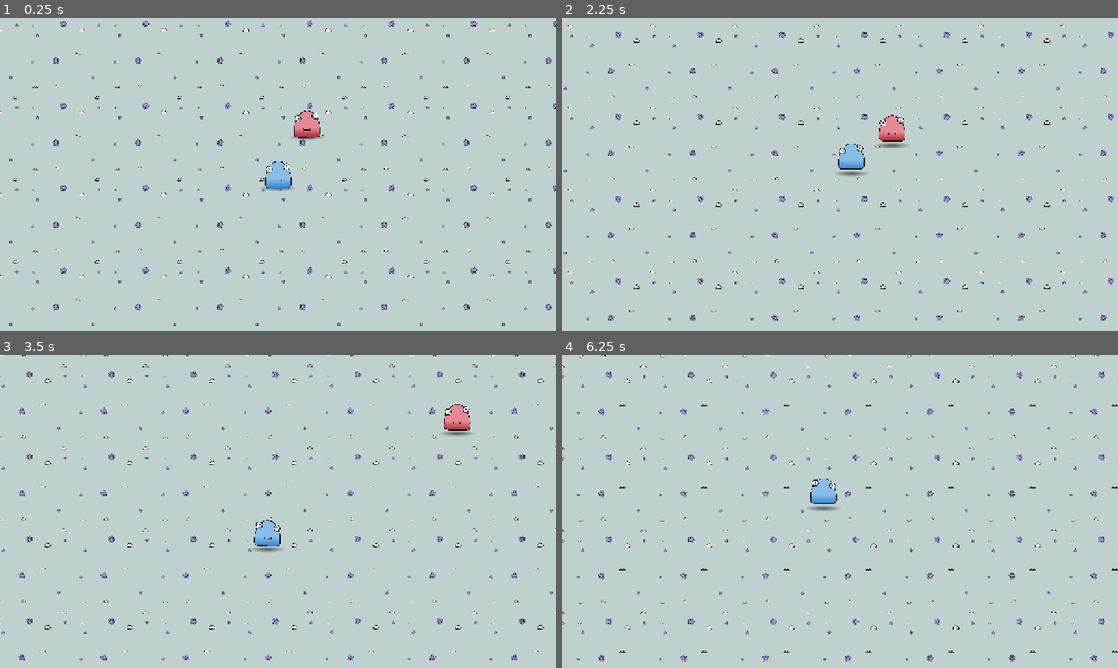
Above: before the commit, frames 1-4 (two rows, left to right).
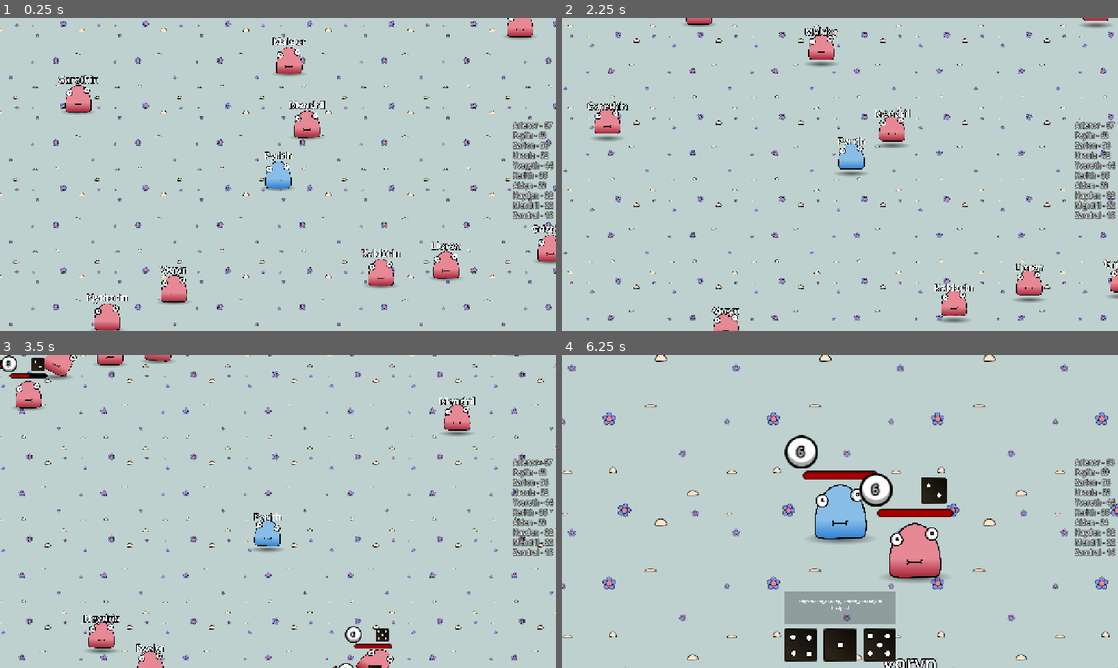
Above: after the commit, the same moments.

Repository: merlinott/nicerdicer
Game: Godot game, scene res://scenes/world.tscn
The game is run twice, just before and just after one commit, with the same random seed, the same clock (stepped at 60 frames per second) and the same inputs.
Inputs (mouse positions are in pixels of both pictures, inside the frame that each line leads up to):
- Up to frame 1 (0.25 s): no input
- Up to frame 2 (2.25 s): tap Enter at 0.5, 2 s; move the mouse to (962, 158) at 0.52 s; click (962, 158) at 0.67 s; tap Space at 1.25 s; move the mouse to (728, 190) at 1.27 s; click (728, 190) at 1.42 s; move the mouse to (895, 105) at 2.02 s; click (895, 105) at 2.17 s
- Up to frame 3 (3.5 s): move the mouse to (250, 574) at 2.77 s; click (250, 574) at 2.92 s
- Up to frame 4 (6.25 s): move the mouse to (1006, 558) at 3.52 s; click (1006, 558) at 3.67 s; move the mouse to (673, 464) at 4.27 s; click (673, 464) at 4.42 s; move the mouse to (867, 511) at 5.02 s; click (867, 511) at 5.17 s; move the mouse to (756, 433) at 5.77 s; click (756, 433) at 5.92 s

The runs differ from the first frame. In frame 1, 5.0% of the frame differs, in the area x 10-100%, y 0-100%; in frame 2, 4.1%; in frame 3, 4.3%; in frame 4, 15%, in the area x 0-100%, y 0-100%.

Commit message:
playable?

Diff:
--- a/autoload/battle_manager.gd
+++ b/autoload/battle_manager.gd
@@ -3,12 +3,14 @@
 signal battle_started(entity1, entity2)
 signal battle_ended(winner, loser)
 signal player_input_received
+signal picked_upgrade(number : int, index : int)
 
 var battle_distance: float = 1000
 var dice = DiceEngine.new()
 var roll_amount: int = 1
 
 var entities: Array = []
+var entity_to_fill : Entity = null
 var input_allowed : bool = false
 
 var player : CharacterBody2D
@@ -20,10 +22,26 @@
 	for i in ents:
 		entities.append(i)
 
+	var points : int = 0
+
+	for i in 10:
+		points += randi_range(0,10)
+		var e = entities.pick_random()
+		e.max_life += points
+
+
+func add_enemie(instance : CharacterBody2D) -> void:
+	entity_to_fill = instance
+
+
 func roll_dice(sides: int) -> int:
 	return dice.roll(roll_amount, sides)
 
 func check_for_battles() -> void:
+	if ! entity_to_fill == null:
+		entities.append(entity_to_fill)
+		entity_to_fill = null
+
 	for i in entities.size():
 		for j in range(i + 1, entities.size()):  # Ensure j > i
 			if entities[i].is_attacking or entities[j].is_attacking: return
@@ -42,7 +60,6 @@
 
 
 func start_battle(entity1: Entity, entity2: Entity) -> Entity:
-
 	entities.erase(entity1)
 	entities.erase(entity2)
 
@@ -50,6 +67,8 @@
 	entity2.is_attacking = true
 	entity1.fight_setup(entity2)
 	entity2.fight_setup(entity1)
+	entity1.unique_name.hide()
+	entity2.unique_name.hide()
 
 
 	while entity1.life > 0 and entity2.life > 0:
@@ -69,7 +88,7 @@
 			if !entity2.is_player:
 				entity2.dice.show()
 
-			await get_tree().create_timer(.25).timeout
+			await get_tree().create_timer(.1).timeout
 
 			var dice_type1 = entity1.dice.throw_dice(roll1, entity1.dice_deck)
 			var dice_type2 = entity2.dice.throw_dice(roll2, entity2.dice_deck)
@@ -86,14 +105,12 @@
 					roll1 = player_roll
 					dice_type1 = player_dice_type
 					entity1.dice.set_dice_values(roll1, dice_type1)
-					print("num: ", entity1.dice.sprite.animation, "type: ", entity1.dice.sprite.frame)
 					entity1.dice.show()
 
 				if entity2.is_player:
 					roll2 = player_roll
 					dice_type2 = player_dice_type
 					entity2.dice.set_dice_values(roll2, dice_type2)
-					print("num: ", entity2.dice.sprite.animation, "type: ", entity2.dice.sprite.frame)
 					entity2.dice.show()
 
 
@@ -104,7 +121,7 @@
 
 			entity1.attack() if roll1 > roll2 else entity2.attack()
 			entity1.get_damage(roll2 - roll1) if roll1 < roll2 else entity2.get_damage(roll1 - roll2)
-			await get_tree().create_timer(0.75).timeout
+			await get_tree().create_timer(0.5).timeout
 
 			if entity1.is_player or entity2.is_player:
 				input_allowed = false
@@ -119,16 +136,32 @@
 			entity1.end_round()
 			entity2.end_round()
 
-	var winner = entity1 if entity2.life <= 0 else entity2
-	var loser = entity2 if winner == entity1 else entity1
+
+
+	var winner : Entity = entity1 if entity2.life <= 0 else entity2
+	var loser : Entity = entity2 if winner == entity1 else entity1
+
+	loser.unique_name.show()
+	winner.unique_name.show()
+
 
 	winner.won_fight()
-	winner.is_attacking = false
-	loser.is_attacking = false
-
-	winner.max_life += loser.max_life
+	if !winner.is_player:
+		winner.is_attacking = false
+		winner.set_upgrade(randi_range(1, 6), 1)
+	if !loser.is_player:
+		loser.is_attacking = false
+
+	var points : float = loser.max_life / 10
+	points = ceil(points)
+
+	if points == 0:
+		points = 1
+	winner.max_life += points
+
 	loser.is_dead = true
 	entities.append(winner)
+	BattleManager.erase_assigned_name(loser.unique_name.text)
 	loser.call_deferred("queue_free")
 	return loser
 
@@ -168,3 +201,82 @@
 	player_roll = dice_data[0]
 	player_dice_type = dice_data[1]
 	player_input_received.emit()
+
+
+# Predefined list of 500 unique names
+
+# Set to track assigned names
+var assigned_names = []
+
+# Function to get a unique name
+func get_unique_name() -> String:
+	var new_name : String = ""
+	while new_name == "":
+		var n = unique_names.pick_random()
+		if !assigned_names.has(n):
+			assigned_names.append(n)
+			new_name = n
+
+	return new_name
+# Clear assigned names (optional, for reuse or debugging)
+func reset_names():
+	assigned_names.clear()
+
+func erase_assigned_name(n):
+	assigned_names.erase(n)
+
+var unique_names = [
+	# Fantasy Names (500)
+	"Aeloria", "Bryndal", "Caelwyn", "Davrek", "Elowen", "Faelith", "Garrion", "Halric", "Isolde", "Jorvan",
+	"Kaelith", "Lirien", "Maevan", "Nythra", "Orelian", "Perdan", "Quendara", "Ryvarn", "Selthar", "Tyvian",
+	"Umbrin", "Vaelith", "Wryndar", "Xandril", "Yavendra", "Zorvan", "Alleria", "Beryth", "Clyrin", "Draythen",
+	"Ethra", "Feylin", "Galros", "Haldorin", "Ilvara", "Jareth", "Kivian", "Lysera", "Mordain", "Nythera",
+	"Orynth", "Pylaris", "Qivrel", "Rhenira", "Sylorin", "Taldryn", "Uvenra", "Voryn", "Wynthera", "Xerian",
+	"Ylvara", "Zalthar", "Aevlyn", "Braelyn", "Cynther", "Dorran", "Ellira", "Fennric", "Garnis", "Halyra",
+	"Irelian", "Jandrel", "Kalther", "Lysira", "Malric", "Nythiel", "Orlith", "Pyral", "Qindra", "Raldin",
+	"Syvrin", "Teryn", "Ulmara", "Veylin", "Wynden", "Xarion", "Yothren", "Zindrel", "Aelric", "Bryndis",
+	"Caemir", "Daryon", "Elvenna", "Faelira", "Gryndal", "Havoren", "Ilvren", "Joral", "Klyra", "Lyneth",
+	"Mordryn", "Nythorn", "Orynna", "Pyrith", "Qyvern", "Rynel", "Selrith", "Talneth", "Ulverin", "Vylaris",
+	"Arlenor", "Barith", "Cindral", "Dorwyn", "Eryndel", "Falorin", "Gareth", "Helyra", "Irathis", "Joryth",
+	"Kalden", "Lioren", "Meryth", "Naldor", "Orynthia", "Pyrran", "Qyros", "Rellion", "Synthera", "Tharindel",
+	"Uryn", "Valdren", "Wythern", "Xalyth", "Yendral", "Zythera", "Alyndra", "Brislyn", "Caryth", "Dralyn",
+	"Emberlyn", "Feyric", "Gristhar", "Halyndra", "Isrynn", "Jorvanis", "Kethar", "Lyrial", "Malven", "Nytherin",
+	"Olenith", "Pyrrith", "Quarion", "Ryvlor", "Selvanis", "Theren", "Ulvaryn", "Varith", "Weylin", "Xylaris",
+	"Yvereth", "Zandral", "Averic", "Brythen", "Calthor", "Drevan", "Elnorin", "Falthea", "Grynnar", "Haldreth",
+	"Ilvoria", "Jandorin", "Kaeryth", "Lythan", "Maldor", "Neylin", "Olveris", "Pyralis", "Quindral", "Relyth",
+	"Synara", "Talion", "Ulthera", "Vayron", "Wyvarin", "Xeryn", "Yeldrin", "Zarion", "Althorin", "Brelyth",
+	"Cyvaris", "Drynth", "Eryndor", "Falyra", "Garethin", "Helryth", "Irithan", "Jorallis", "Kyveris", "Lyris",
+	"Mendril", "Neryth", "Olythra", "Pyralyn", "Qyvarin", "Rindral", "Selvoris", "Therallis", "Ulveryn", "Varlyn",
+	"Weylinar", "Xandros", "Ythira", "Zandryth", "Alerion", "Brythar", "Cindrell", "Dorathis", "Eryndrin", "Feylinar",
+	"Garnal", "Halvris", "Ilvarin", "Jorynn", "Kaldorin", "Lorien", "Mythar", "Nythorin", "Orythia", "Pyrannis",
+	"Qandral", "Ryndor", "Selithar", "Thalryn", "Ulvardis", "Varian", "Wytheris", "Xerith", "Yandral", "Zarvyn",
+	"Andrenis", "Brynnis", "Ceryth", "Dalthor", "Elyra", "Falren", "Grendor", "Halyon", "Isorin", "Jorynnar",
+	"Kalyth", "Lytheris", "Meyrith", "Neydris", "Orynith", "Pyrethor", "Quyran", "Rylanis", "Sylvren", "Talyron",
+	"Ulyvaris", "Vernar", "Wyrnith", "Xavris", "Ythren", "Zarionis", "Alloryn", "Brinith", "Cayron", "Darlyth",
+	"Eldrynn", "Feylinis", "Galvorn", "Heryn", "Irynth", "Jalvris", "Kyrin", "Lalvorn", "Melorin", "Naldorin",
+	"Olytheris", "Paldris", "Qeryth", "Rendral", "Selvorn", "Thalvris", "Ulrynn", "Varnith", "Wyrialis", "Xendral",
+	"Yrynn", "Zalvorn",
+
+	# Real-Life Names (500)
+	"Alexander", "Benjamin", "Charlotte", "Daniel", "Elizabeth", "Frederick", "Gabrielle", "Hannah", "Isabella", "Jacob",
+	"Katherine", "Liam", "Mia", "Nathaniel", "Olivia", "Patrick", "Quinn", "Rebecca", "Samuel", "Thomas",
+	"Ursula", "Victoria", "William", "Xavier", "Yvonne", "Zachary", "Allison", "Brian", "Catherine", "David",
+	"Emily", "Franklin", "Grace", "Henry", "Irene", "James", "Kimberly", "Lucas", "Megan", "Nicholas",
+	"Oliver", "Peter", "Quentin", "Rachel", "Sophia", "Timothy", "Ulysses", "Vanessa", "Wendy", "Xander",
+	"Yasmin", "Zane", "Andrew", "Bethany", "Caroline", "Douglas", "Eleanor", "Fiona", "George", "Hazel",
+	"Ian", "Jessica", "Kyle", "Lauren", "Margaret", "Noah", "Oscar", "Penelope", "Quincy", "Rose",
+	"Sarah", "Theodore", "Uriah", "Valerie", "Wesley", "Xiomara", "Yvette", "Adam", "Beatrice", "Chloe",
+	"Dominic", "Ethan", "Frances", "Gavin", "Holly", "Isabel", "Joseph", "Karen", "Lillian", "Matthew",
+	"Natalie", "Owen", "Paul", "Ruth", "Simon", "Tara", "Uriel", "Victor", "Wayne", "Zelda", "Arthur",
+	"Brooke", "Caleb", "Diana", "Edward", "Faith", "Gregory", "Heidi", "Julian", "Kara", "Logan",
+	"Maxwell", "Nora", "Phillip", "Quinton", "Richard", "Sylvia", "Tessa", "Uma", "Wyatt", "Yolanda",
+	"Zara", "Adrian", "Brianna", "Clara", "Derek", "Eva", "Felix", "Georgia", "Hunter", "Isla",
+	"Jeremy", "Kenneth", "Lila", "Marshall", "Nina", "Oscar", "Preston", "Quinn", "Ryan", "Sophie",
+	"Tyler", "Una", "Victor", "Whitney", "Ximena", "Zoe", "Austin", "Bella", "Cooper", "Daisy",
+	"Evan", "Fiona", "Gage", "Harper", "Ian", "Jenna", "Kayla", "Levi", "Molly", "Natalia",
+	"Owen", "Piper", "Quinn", "Reed", "Sadie", "Travis", "Uma", "Violet", "Wyatt", "Zoey",
+	"Aaron", "Blake", "Cameron", "Diana", "Elliot", "Faith", "Giselle", "Hayden", "Ivy", "Jordan",
+	"Kaitlyn", "Landon", "Madison", "Nathan", "Omar", "Paige", "Quincy", "Renee", "Seth", "Taylor",
+	"Uriah", "Vivian", "Wesley", "Xander", "Yasmine", "Zachary", "Aiden", "Brielle", "Carson", "Dillon",
+	"Emma", "Finn", "Gianna", "Hudson", "Isabel", "Jackson", "Kendall", "Lucy", "Mason", "Noah"
+]
--- /dev/null
+++ b/scenes/cards_ui.gd
@@ -0,0 +1,23 @@
+extends Control
+
+@export var cards_scenes : Array[PackedScene]
+@export var player : Entity
+@onready var card_container: HBoxContainer = $MarginContainer/HBoxContainer
+
+func _ready() -> void:
+	BattleManager.picked_upgrade.connect(hide_upgrades)
+
+func card_menu_setup() -> void:
+	for i in card_container.get_children():
+		i.queue_free()
+	for i in 3:
+		var card = cards_scenes.pick_random()
+		var card_instance = card.instantiate()
+		card_instance
+		card_container.add_child(card_instance)
+
+	show()
+
+func hide_upgrades(_i, _j) -> void:
+	player.is_attacking = false
+	hide()
--- a/scenes/cards_ui.tscn
+++ b/scenes/cards_ui.tscn
@@ -1,27 +1,32 @@
-[gd_scene load_steps=2 format=3 uid="uid://dsw8luwju64pn"]
+[gd_scene load_steps=3 format=3 uid="uid://dsw8luwju64pn"]
 
-[ext_resource type="PackedScene" uid="uid://btx5b4xkqcivh" path="res://scenes/dice_card.tscn" id="1_gq4au"]
+[ext_resource type="Script" uid="uid://dn5d3du4tv7cv" path="res://scenes/cards_ui.gd" id="1_gq4au"]
+[ext_resource type="PackedScene" uid="uid://qb01q6x1cnxv" path="res://scenes/upgrade_cards/shield_dice_card.tscn" id="2_mxbs1"]
 
 [node name="Cards" type="Control"]
 layout_mode = 3
-anchors_preset = 7
+anchors_preset = 8
 anchor_left = 0.5
-anchor_top = 1.0
+anchor_top = 0.5
 anchor_right = 0.5
-anchor_bottom = 1.0
-offset_left = 25.0
-offset_top = -142.0
-offset_right = 25.0
-offset_bottom = -142.0
+anchor_bottom = 0.5
 grow_horizontal = 2
-grow_vertical = 0
+grow_vertical = 2
 scale = Vector2(0.25, 0.25)
+script = ExtResource("1_gq4au")
+cards_scenes = Array[PackedScene]([ExtResource("2_mxbs1")])
 
 [node name="MarginContainer" type="MarginContainer" parent="."]
 layout_mode = 1
-anchors_preset = 15
-anchor_right = 1.0
-anchor_bottom = 1.0
+anchors_preset = 8
+anchor_left = 0.5
+anchor_top = 0.5
+anchor_right = 0.5
+anchor_bottom = 0.5
+offset_left = -420.0
+offset_top = -568.5
+offset_right = 420.0
+offset_bottom = 568.5
 grow_horizontal = 2
 grow_vertical = 2
 theme_override_constants/margin_left = 20
@@ -34,12 +39,3 @@
 size_flags_horizontal = 4
 size_flags_vertical = 8
 alignment = 1
-
-[node name="TextureRect" parent="MarginContainer/HBoxContainer" instance=ExtResource("1_gq4au")]
-layout_mode = 2
-
-[node name="TextureRect2" parent="MarginContainer/HBoxContainer" instance=ExtResource("1_gq4au")]
-layout_mode = 2
-
-[node name="TextureRect3" parent="MarginContainer/HBoxContainer" instance=ExtResource("1_gq4au")]
-layout_mode = 2
--- /dev/null
+++ b/scenes/dice_card.gd
@@ -0,0 +1,16 @@
+extends TextureRect
+
+@export var dice_sprites : Array[Texture2D]
+@onready var dice_texture : TextureRect = $MarginContainer/VBoxContainer/TextureRect
+
+var number : int = 0
+@export var upgrade_index : int = 0
+
+func _ready() -> void:
+	number = randi() % dice_sprites.size() + 1
+	dice_texture.texture = dice_sprites[number-1]
+
+
+func _on_gui_input(event: InputEvent) -> void:
+	if event is InputEventMouseButton and event.pressed and event.button_index == MOUSE_BUTTON_LEFT:
+		BattleManager.picked_upgrade.emit(number, upgrade_index)
--- a/scenes/dice_card.tscn
+++ b/scenes/dice_card.tscn
@@ -1,7 +1,8 @@
-[gd_scene load_steps=4 format=3 uid="uid://btx5b4xkqcivh"]
+[gd_scene load_steps=5 format=3 uid="uid://btx5b4xkqcivh"]
 
 [ext_resource type="Texture2D" uid="uid://eokswhfulpbq" path="res://assets/gui/card.png" id="1_0ab4s"]
 [ext_resource type="Script" uid="uid://4rbtdr8ojnok" path="res://ui_animation_component.gd" id="2_6dta8"]
+[ext_resource type="Script" uid="uid://dl40hsvmqesjj" path="res://scenes/dice_card.gd" id="2_g305l"]
 [ext_resource type="Texture2D" uid="uid://b3pb7vq22oufl" path="res://assets/dice/dice_01_normal.png" id="3_g305l"]
 
 [node name="TextureRect" type="TextureRect"]
@@ -20,6 +21,8 @@
 size_flags_horizontal = 4
 size_flags_vertical = 8
 texture = ExtResource("1_0ab4s")
+script = ExtResource("2_g305l")
+dice_sprites = Array[Texture2D]([null, null, null, null, null, null])
 
 [node name="Node" type="Node" parent="."]
 script = ExtResource("2_6dta8")
@@ -64,8 +67,9 @@
 size_flags_horizontal = 4
 mouse_filter = 0
 theme_override_font_sizes/font_size = 50
-text = "Diese Karte kann
-überhaupt
-gar nichte eigentlich "
+text = "
+Gain a shield equal to the rolled number."
 horizontal_alignment = 1
 vertical_alignment = 1
+
+[connection signal="gui_input" from="." to="." method="_on_gui_input"]
--- a/scenes/dice_selection_ui.gd
+++ b/scenes/dice_selection_ui.gd
@@ -25,10 +25,11 @@
 
 
 func get_dice(input, num : int):
-	match num:
-		0:
-			BattleManager.select_dice(dice_01_value)
-		1:
-			BattleManager.select_dice(dice_02_value)
-		2:
-			BattleManager.select_dice(dice_03_value)
+	if input is InputEventMouseButton and input.pressed and input.button_index == MOUSE_BUTTON_LEFT:
+		match num:
+			0:
+				BattleManager.select_dice(dice_01_value)
+			1:
+				BattleManager.select_dice(dice_02_value)
+			2:
+				BattleManager.select_dice(dice_03_value)
--- a/scenes/enemy.tscn
+++ b/scenes/enemy.tscn
@@ -280,17 +280,29 @@
 offset_top = -434.0
 offset_bottom = -434.0
 
-[node name="Label" type="Label" parent="."]
-visible = false
+[node name="Label" type="Label" parent="hp_bar"]
+unique_name_in_owner = true
+layout_mode = 0
+offset_left = -65.625
+offset_top = -45.0
+offset_right = -46.625
+offset_bottom = -22.0
+theme_override_colors/font_outline_color = Color(0, 0, 0, 1)
+theme_override_constants/outline_size = 10
+text = "10"
+horizontal_alignment = 1
+vertical_alignment = 1
+
+[node name="Name" type="Label" parent="."]
 anchors_preset = 8
 anchor_left = 0.5
 anchor_top = 0.5
 anchor_right = 0.5
 anchor_bottom = 0.5
-offset_left = -741.0
-offset_top = -1048.0
-offset_right = -170.0
-offset_bottom = -366.0
+offset_left = -447.0
+offset_top = -786.0
+offset_right = 446.0
+offset_bottom = -104.0
 grow_horizontal = 2
 grow_vertical = 2
 size_flags_horizontal = 4
@@ -298,6 +310,6 @@
 theme_override_colors/font_outline_color = Color(0, 0, 0, 1)
 theme_override_constants/outline_size = 44
 theme_override_font_sizes/font_size = 222
-text = "6"
+text = "Frederik"
 horizontal_alignment = 1
 vertical_alignment = 1
--- a/scenes/entity.gd
+++ b/scenes/entity.gd
@@ -1,13 +1,15 @@
 class_name Entity
 extends CharacterBody2D
-@onready var label: Label = $Label
+@onready var label: Label = %Label
 @onready var animation_player: AnimationPlayer = $AnimationPlayer
 @onready var damage_numbers: Control = $DamageNumbers
 @onready var dice: Node2D = $Dice
 @onready var hp_bar: Control = $hp_bar
 @onready var sprite: Sprite2D = $Sprite2D
+@onready var unique_name: Label = $Name
 
 @export var dice_selection: Control
+@export var card_selection: Control
 @export var speed : float = 3000
 @export var is_player : bool = false
 
@@ -23,29 +25,30 @@
 var idle : bool = true
 
 var dice_deck : Array = [
-	[1,[0,1]],
-	[2,[0,1]],
-	[3,[0,1]],
-	[4,[0,1]],
-	[5,[0,1]],
-	[6,[0,1]],
+	[1,[0]],
+	[2,[0]],
+	[3,[0]],
+	[4,[0]],
+	[5,[0]],
+	[6,[0]],
 ]
 
 
 func set_dice_selection():
 	for i in 3:
 		var dice_number = dice_deck.pick_random()[0]
-		var dice_type = dice_deck[0][1].pick_random()
+		var dice_type = dice_deck[dice_number-1][1].pick_random()
 		dice_selection.set_dice_selection(i, dice.get_dice_texture(dice_number, dice_type), [dice_number,dice_type])
-
 
 
 func _ready() -> void:
 	animation_player.play("RESET")
 	entity_ready()
 	max_life = sides
+	unique_name.text = BattleManager.get_unique_name()
 	if is_player:
-		max_life *= 2
+		BattleManager.picked_upgrade.connect(set_upgrade)
+
 	await  get_tree().create_timer(2).timeout
 	idle = false
 	animation_player.play("walk")
@@ -110,12 +113,15 @@
 	animation_player.play("walk")
 	hp_bar.reset_hp_bar(max_life)
 	if is_player:
+		card_selection.card_menu_setup()
 		var value = %Camera2D.zoom / 2
 		tween_cam(value)
+
 
 func reset():
 	label.modulate = Color.WHITE
 	shield = false
+
 
 func end_round():
 	hp_bar.remove_shield()
@@ -134,3 +140,7 @@
 func tween_cam(value):
 	var t = create_tween()
 	t.tween_property(%Camera2D,"zoom",value,.2)
+
+
+func set_upgrade(num : int,index : int) -> void:
+	dice_deck[num-1][1].append(index)
--- a/scenes/player.tscn
+++ b/scenes/player.tscn
@@ -241,9 +241,10 @@
 &"walk": SubResource("Animation_g2els")
 }
 
-[node name="player" type="CharacterBody2D" node_paths=PackedStringArray("dice_selection") groups=["entity"]]
+[node name="player" type="CharacterBody2D" node_paths=PackedStringArray("dice_selection", "card_selection") groups=["entity"]]
 script = ExtResource("1_g2els")
 dice_selection = NodePath("CanvasLayer2/DiceSelection")
+card_selection = NodePath("CanvasLayer2/CardsSelection")
 speed = 3500.0
 is_player = true
 
@@ -291,17 +292,39 @@
 offset_top = -420.0
 offset_bottom = -420.0
 
-[node name="Label" type="Label" parent="."]
-visible = false
+[node name="Label" type="Label" parent="hp_bar"]
+unique_name_in_owner = true
+offset_left = -65.625
+offset_top = -45.0
+offset_right = -46.625
+offset_bottom = -22.0
+theme_override_colors/font_outline_color = Color(0, 0, 0, 1)
+theme_override_constants/outline_size = 10
+text = "10"
+horizontal_alignment = 1
+vertical_alignment = 1
+
+[node name="CanvasLayer2" type="CanvasLayer" parent="."]
+
+[node name="CardsSelection" parent="CanvasLayer2" node_paths=PackedStringArray("player") instance=ExtResource("8_smehm")]
+visible = false
+size_flags_vertical = 8
+player = NodePath("../..")
+
+[node name="DiceSelection" parent="CanvasLayer2" instance=ExtResource("9_ur7pv")]
+unique_name_in_owner = true
+visible = false
+
+[node name="Name" type="Label" parent="."]
 anchors_preset = 8
 anchor_left = 0.5
 anchor_top = 0.5
 anchor_right = 0.5
 anchor_bottom = 0.5
-offset_left = -737.0
-offset_top = -1034.0
-offset_right = -166.0
-offset_bottom = -352.0
+offset_left = -447.0
+offset_top = -786.0
+offset_right = 446.0
+offset_bottom = -104.0
 grow_horizontal = 2
 grow_vertical = 2
 size_flags_horizontal = 4
@@ -309,16 +332,6 @@
 theme_override_colors/font_outline_color = Color(0, 0, 0, 1)
 theme_override_constants/outline_size = 44
 theme_override_font_sizes/font_size = 222
-text = "6"
+text = "Frederik"
 horizontal_alignment = 1
 vertical_alignment = 1
-
-[node name="CanvasLayer2" type="CanvasLayer" parent="."]
-
-[node name="Cards" parent="CanvasLayer2" instance=ExtResource("8_smehm")]
-visible = false
-size_flags_vertical = 8
-
-[node name="DiceSelection" parent="CanvasLayer2" instance=ExtResource("9_ur7pv")]
-unique_name_in_owner = true
-visible = false
--- /dev/null
+++ b/scenes/upgrade_cards/shield_dice_card.tscn
@@ -0,0 +1,24 @@
+[gd_scene load_steps=8 format=3 uid="uid://qb01q6x1cnxv"]
+
+[ext_resource type="PackedScene" uid="uid://btx5b4xkqcivh" path="res://scenes/dice_card.tscn" id="1_3qtvw"]
+[ext_resource type="Texture2D" uid="uid://x1n1n7qmo33x" path="res://assets/dice/dice_06_shield.png" id="2_5h0vr"]
+[ext_resource type="Texture2D" uid="uid://dy5pabg1ujn3y" path="res://assets/dice/dice_01_shield.png" id="2_suhv5"]
+[ext_resource type="Texture2D" uid="uid://1x85yspxetfb" path="res://assets/dice/dice_02_shield.png" id="3_iqyoe"]
+[ext_resource type="Texture2D" uid="uid://bri6ror4gc2e3" path="res://assets/dice/dice_03_shield.png" id="4_vcykx"]
+[ext_resource type="Texture2D" uid="uid://bmwmjccipfm5" path="res://assets/dice/dice_04_shield.png" id="5_nq1p2"]
+[ext_resource type="Texture2D" uid="uid://bvotcwoatjb5k" path="res://assets/dice/dice_05_shield.png" id="6_q0ose"]
+
+[node name="ShieldDiceCard" instance=ExtResource("1_3qtvw")]
+dice_sprites = Array[Texture2D]([ExtResource("2_suhv5"), ExtResource("3_iqyoe"), ExtResource("4_vcykx"), ExtResource("5_nq1p2"), ExtResource("6_q0ose"), ExtResource("2_5h0vr")])
+upgrade_index = 1
+
+[node name="TextureRect" parent="MarginContainer/VBoxContainer" index="0"]
+custom_minimum_size = Vector2(350, 350)
+texture = ExtResource("2_5h0vr")
+
+[node name="Label" parent="MarginContainer/VBoxContainer" index="2"]
+theme_override_colors/font_shadow_color = Color(0, 0, 0, 1)
+theme_override_colors/font_outline_color = Color(0, 0, 0, 1)
+theme_override_constants/outline_size = 10
+text = "Gain a shield equal
+to the rolled number."
--- a/scenes/world.gd
+++ b/scenes/world.gd
@@ -1,19 +1,71 @@
 extends Node2D
 
+@onready var top_10_label: RichTextLabel = $CanvasLayer/Label
 @onready var enemy_container: Node2D = $EnemyContainer
 const ENEMY = preload("res://scenes/enemy.tscn")
+var t : float = 0
+
+var leading_enemy : Entity = null
 
 func _ready() -> void:
-	spanw_enemies(0)
+	spawn_enemy(250)
 
 func _process(delta: float) -> void:
 	await get_tree().create_timer(.1).timeout
 	BattleManager.check_for_battles()
 
-func spanw_enemies(num : int) -> void:
+	t += delta
+	if t > 0.250:
+		spawn_single_enemy()
+		t = 0.0
+
+		print("TOTAL ENTITIES : ", enemy_container.get_children().size())
+	check_entity_points()
+
+
+func check_entity_points():
+	var enemies = []
+
+	# Collect all enemies in the container
+	for i in enemy_container.get_children():
+		enemies.append(i)
+
+	# Sort the enemies based on max_life in descending order
+	enemies.sort_custom(_sort_max_life_desc)
+
+	# Display the top 10 enemies
+	var top_10 = enemies.slice(0, 10)  # Get the first 10 enemies
+
+	# Make sure the Label has BBCode enabled
+	top_10_label.set("bbcode_enabled", true)
+
+	# Create the list with colored text for players
+	var list_text = ""
+	for enemy in top_10:
+		if enemy.is_player:
+			list_text += "[color=#FFD700]" + str(enemy.unique_name.text) + " - " + str(enemy.max_life) + "[/color]\n"
+		else:
+			list_text += str(enemy.unique_name.text) + " - " + str(enemy.max_life) + "\n"
+
+	# Set the BBCode text
+	top_10_label.text = list_text
+
+# Custom sorting function for sorting based on max_life in descending order
+func _sort_max_life_desc(a, b):
+	return a.max_life > b.max_life  # Just return true/false
+
+func spawn_enemy(num : int) -> void:
 	for i in num:
 		var instance = ENEMY.instantiate()
-		instance.global_position = Vector2(randf_range(-5000,5000),randf_range(-5000,5000))
+		instance.global_position = Vector2(randf_range(-30000,30000),randf_range(-30000,30000))
 		enemy_container.add_child(instance)
 
 	BattleManager.fill_entities(enemy_container.get_children())
+
+
+func spawn_single_enemy() -> void:
+	var instance = ENEMY.instantiate()
+	instance.global_position = Vector2(randf_range(-30000,30000),randf_range(-30000,30000))
+	enemy_container.add_child(instance)
+
+	BattleManager.add_enemie(instance)
--- a/scenes/world.tscn
+++ b/scenes/world.tscn
@@ -50,23 +50,47 @@
 [node name="StaticBody2D" type="StaticBody2D" parent="."]
 
 [node name="CollisionShape2D" type="CollisionShape2D" parent="StaticBody2D"]
-position = Vector2(-19384, 1823)
+position = Vector2(-40605, 2710)
 shape = SubResource("RectangleShape2D_k0juu")
 
 [node name="StaticBody2D3" type="StaticBody2D" parent="."]
 
 [node name="CollisionShape2D" type="CollisionShape2D" parent="StaticBody2D3"]
-position = Vector2(20488, 5969)
+position = Vector2(42337, 6844)
 shape = SubResource("RectangleShape2D_71j4m")
 
 [node name="StaticBody2D2" type="StaticBody2D" parent="."]
 
 [node name="CollisionShape2D" type="CollisionShape2D" parent="StaticBody2D2"]
-position = Vector2(60, 14494)
+position = Vector2(-216, 35880)
 shape = SubResource("RectangleShape2D_qfnet")
 
 [node name="StaticBody2D4" type="StaticBody2D" parent="."]
 
 [node name="CollisionShape2D" type="CollisionShape2D" parent="StaticBody2D4"]
-position = Vector2(-1000, -15045)
+position = Vector2(-3978, -34721)
 shape = SubResource("RectangleShape2D_i7141")
+
+[node name="CanvasLayer" type="CanvasLayer" parent="."]
+
+[node name="Label" type="RichTextLabel" parent="CanvasLayer"]
+custom_minimum_size = Vector2(100, 250)
+anchors_preset = 6
+anchor_left = 1.0
+anchor_top = 0.5
+anchor_right = 1.0
+anchor_bottom = 0.5
+offset_left = -100.0
+offset_top = -125.0
+offset_right = 10.0
+offset_bottom = 125.0
+grow_horizontal = 0
+grow_vertical = 2
+theme_override_colors/font_outline_color = Color(0, 0, 0, 1)
+theme_override_constants/outline_size = 5
+text = "Fickian : 10
+Jan : 100
+Fidfgckian : 22
+Ican : 10
+Kaian : 5
+"
Not shown, added: scenes/cards_ui.gd.uid
Not shown, added: scenes/dice_card.gd.uid
